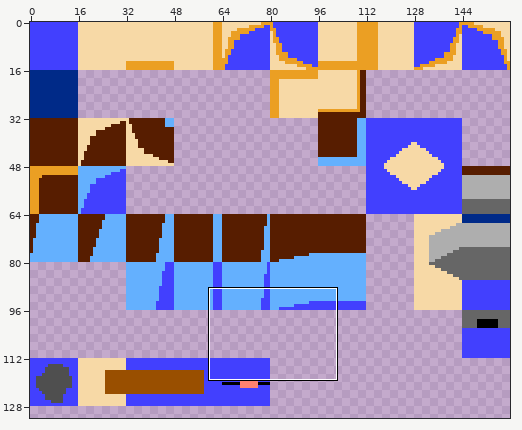
File history of a sprite sheet, assets/aseprite/16x_tileset.png. The first picture is a wide view before the edit; the outline marks the close-up.
Close-up. Before the edit:
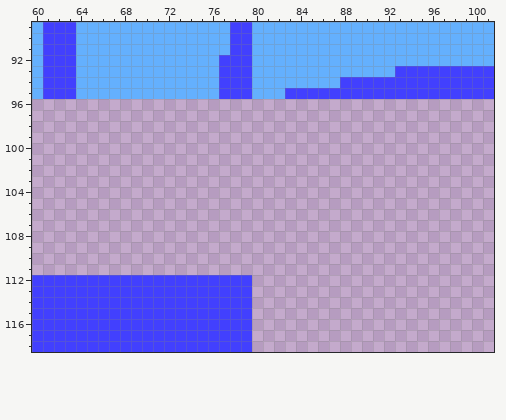
The file is 160x160 pixels. Shown: x 60..101, y 89..118. The wide view leaves out empty margins.
After the commit:
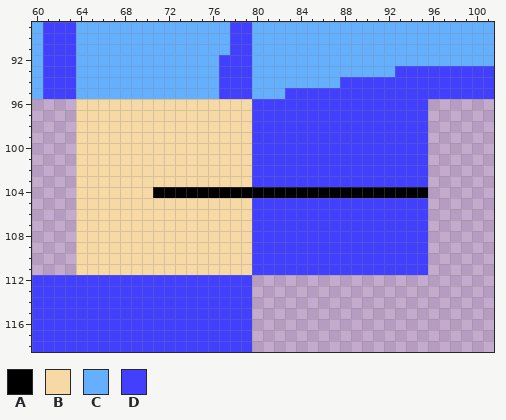
Palette (. is transparent): A #000000  B #f7d9a6  C #64b0fe  D #4240fe
Changes in this commit:
@@ x 60..101 @@
  95 CDDDCCCCCCCCCCCCCDDDCCCDDDDDDDDDDDDDDDDDDD
- 96 ..........................................
- 97 ..........................................
- 98 ..........................................
- 99 ..........................................
-100 ..........................................
-101 ..........................................
-102 ..........................................
-103 ..........................................
-104 ..........................................
-105 ..........................................
-106 ..........................................
-107 ..........................................
-108 ..........................................
-109 ..........................................
-110 ..........................................
-111 ..........................................
+ 96 ....BBBBBBBBBBBBBBBBDDDDDDDDDDDDDDDD......
+ 97 ....BBBBBBBBBBBBBBBBDDDDDDDDDDDDDDDD......
+ 98 ....BBBBBBBBBBBBBBBBDDDDDDDDDDDDDDDD......
+ 99 ....BBBBBBBBBBBBBBBBDDDDDDDDDDDDDDDD......
+100 ....BBBBBBBBBBBBBBBBDDDDDDDDDDDDDDDD......
+101 ....BBBBBBBBBBBBBBBBDDDDDDDDDDDDDDDD......
+102 ....BBBBBBBBBBBBBBBBDDDDDDDDDDDDDDDD......
+103 ....BBBBBBBBBBBBBBBBDDDDDDDDDDDDDDDD......
+104 ....BBBBBBBAAAAAAAAAAAAAAAAAAAAAAAAA......
+105 ....BBBBBBBBBBBBBBBBDDDDDDDDDDDDDDDD......
+106 ....BBBBBBBBBBBBBBBBDDDDDDDDDDDDDDDD......
+107 ....BBBBBBBBBBBBBBBBDDDDDDDDDDDDDDDD......
+108 ....BBBBBBBBBBBBBBBBDDDDDDDDDDDDDDDD......
+109 ....BBBBBBBBBBBBBBBBDDDDDDDDDDDDDDDD......
+110 ....BBBBBBBBBBBBBBBBDDDDDDDDDDDDDDDD......
+111 ....BBBBBBBBBBBBBBBBDDDDDDDDDDDDDDDD......
 112 DDDDDDDDDDDDDDDDDDDD......................
